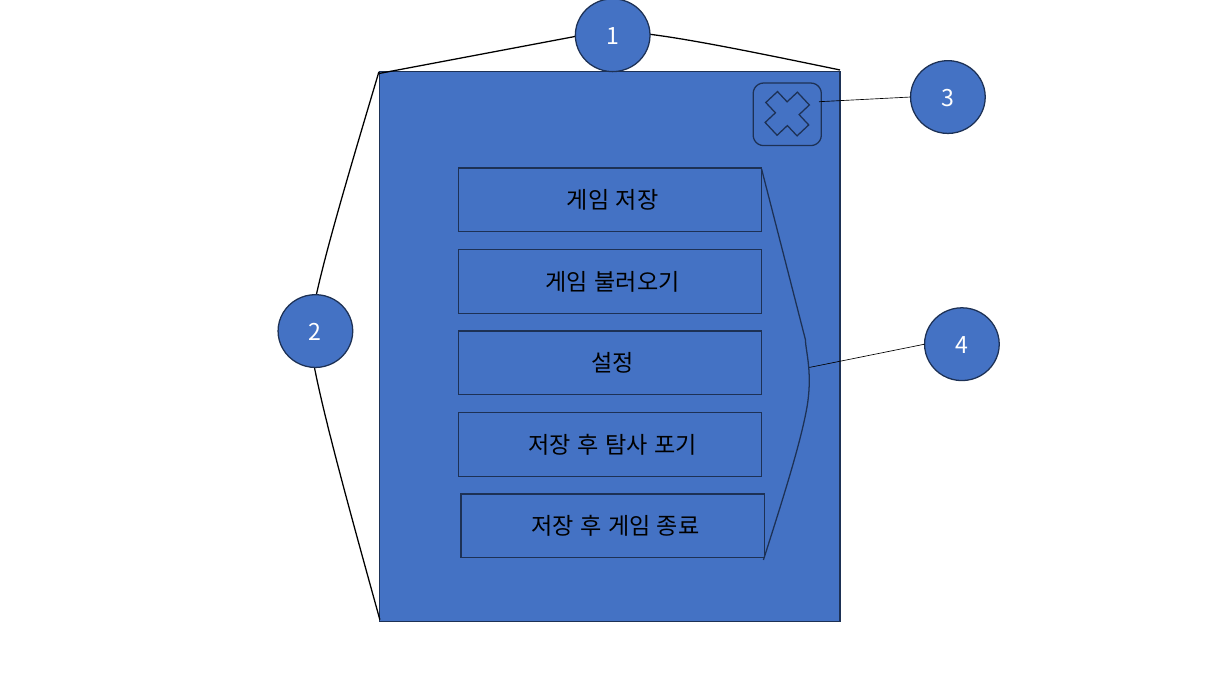
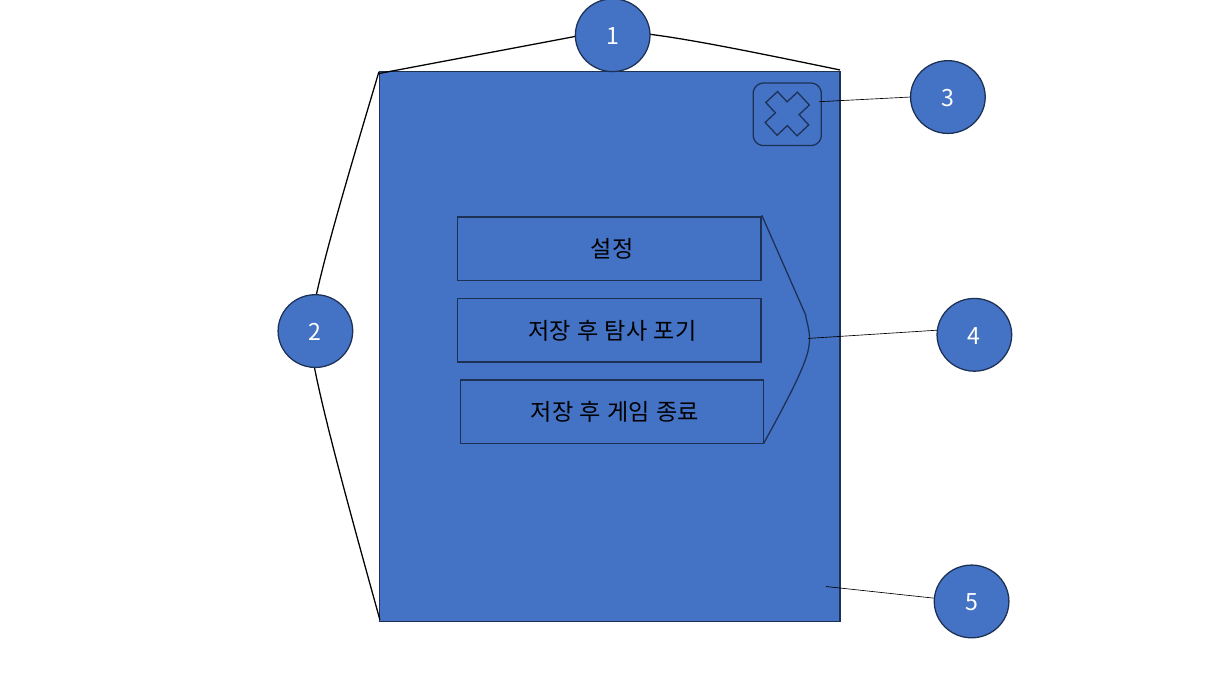
Before and after one commit to FChaGD/Project-is-FCha-Document, a slide deck: slide 2 of 시스템 기획/아웃배틀 옵션/자료/메뉴 팝업.pptx. Drawn at 1232x693 pixels with LibreOffice and Linux fonts; fonts in the diff are those of the drawing. Boxes give left, top, right and bottom in pixels: in the first picture for what was removed or moved away, otherwise in the second. Text is boxed around its words. In the diff, an @@ line names an element or a change of style, - is before the commit and + after.

Commit message:
20251027 차경환
설정 기획 마무리

```diff
--- a/시스템 기획/아웃배틀 옵션/자료/메뉴 팝업.pptx
+++ b/시스템 기획/아웃배틀 옵션/자료/메뉴 팝업.pptx
@@ rectangle removed at <box>458,168,762,232</box> @@
@@ text removed at <box>567,189,659,210</box> @@
-게임 저장
@@ rectangle: place and size @@
-rectangle at <box>458,250,762,313</box>
+rectangle at <box>457,217,761,281</box>
@@ freeform shape: place and size @@
-freeform shape at <box>762,169,810,560</box>
+freeform shape at <box>762,215,811,444</box>
@@ rectangle: place and size @@
-rectangle at <box>458,331,762,395</box>
+rectangle at <box>457,299,761,362</box>
@@ text removed at <box>546,271,680,292</box> @@
-게임 불러오기
@@ ellipse "4": place and size @@
-ellipse "4" at <box>925,308,1000,381</box>
+ellipse "4" at <box>937,299,1012,372</box>
@@ 3 texts: place and size @@
-3 texts at <box>529,352,700,536</box>
+3 texts at <box>528,238,700,422</box>
@@ line moved from (810, 368) - (925, 345) to (809, 338) - (937, 330) @@
@@ rectangle: place and size @@
-rectangle at <box>458,413,762,477</box>
+rectangle at <box>460,380,763,444</box>
@@ rectangle removed at <box>461,494,764,558</box> @@
@@ ellipse added at <box>934,566,1009,639</box>, fill #4472C4, outline #1E3256 1 pt, 18 pt, text #FFFFFF @@
+5
@@ line added from (826, 587) to (948, 600), #000000 0.5 pt @@
```
Also in this commit, not shown: 1 other slide changed, 10 other files.
